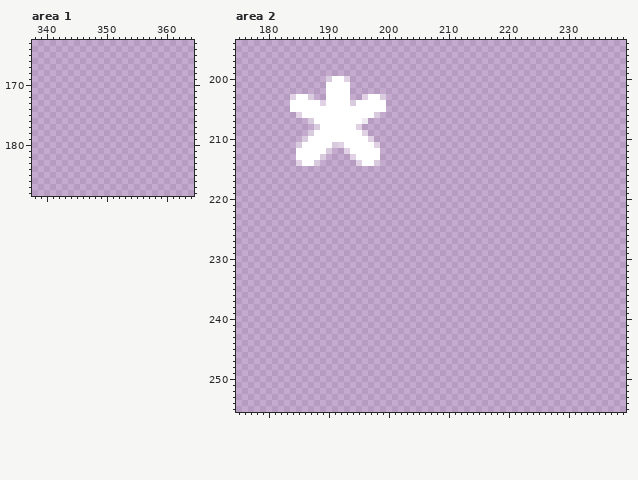
Pixel-art file, stored at assets/gui.aseprite. Above is the file before it was changed.
512x512 pixels, 1 frame. Colours within 5 levels of each other are drawn and written as one. Shown: area 1: x 338..364, y 163..188; area 2: x 175..239, y 194..255. The commit also changed other parts of the picture, which this record leaves out.
Once edited:
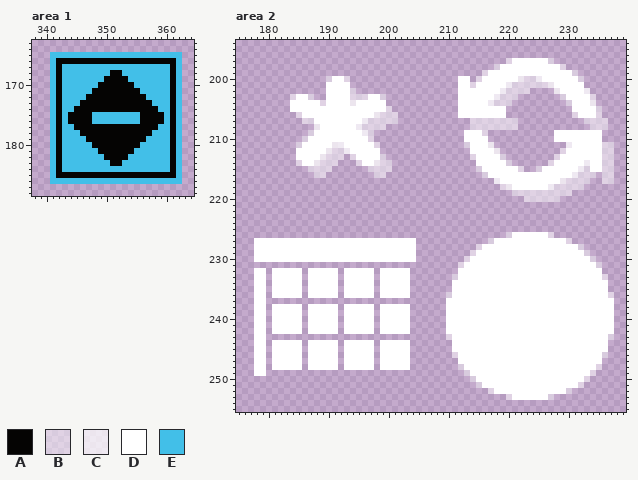
Palette (. is transparent): A #050403  B #ffffff78  C #ffffffbc  D #ffffff  E #42bfe8
The exact change:
Changed rows in their new state; - is an unchanged pixel.
Area 1, layer "Layer 1":
first column x 341:
165 EEEEEEEEEEEEEEEEEEEEEE
166 EAAAAAAAAAAAAAAAAAAAAE
167 EAEEEEEEEEEEEEEEEEEEAE
168 EAEEEEEEEEAAEEEEEEEEAE
169 EAEEEEEEEAAAAEEEEEEEAE
170 EAEEEEEEAAAAAAEEEEEEAE
171 EAEEEEEAAAAAAAAEEEEEAE
172 EAEEEEAAAAAAAAAAEEEEAE
173 EAEEEAAAAAAAAAAAAEEEAE
174 EAEEAAAAAAAAAAAAAAEEAE
175 EAEAAAAEEEEEEEEAAAAEAE
176 EAEAAAAEEEEEEEEAAAAEAE
177 EAEEAAAAAAAAAAAAAAEEAE
178 EAEEEAAAAAAAAAAAAEEEAE
179 EAEEEEAAAAAAAAAAEEEEAE
180 EAEEEEEAAAAAAAAEEEEEAE
181 EAEEEEEEAAAAAAEEEEEEAE
182 EAEEEEEEEAAAAEEEEEEEAE
183 EAEEEEEEEEAAEEEEEEEEAE
184 EAEEEEEEEEEEEEEEEEEEAE
185 EAAAAAAAAAAAAAAAAAAAAE
186 EEEEEEEEEEEEEEEEEEEEEE
Area 2, layers "Layer 1", "Layer 2":
first column x 186:
197 ----------------------------------BDDDDDDB----------
198 --------------------------------BDDDDDDDDDDB--------
199 ------------------------------BDDDDDDDDDDDDDDB------
200 --------------------------DD-BDDDDDDCBBCDDDDDDB-----
201 --------------------------DDBDDDDDCBBBBBBCDDDDD-----
202 --------B-----------------DDDDDDDCBBBB----CDDDDC----
203 --------BB----------------DDDDDDCBBB-------BDDDDB---
204 --------C-----------------DDDDDCBBB---------BDDDC---
205 --------------B-----------DDDDDDDD-----------DDDDB--
206 ------------CBBB----------DDDDDDDD-----------BDDDB--
207 B----------BBBBB------------BBBBBBBB-----------BBBB-
208 --C------CBBBB--------------BBBBBBBB------------BBB-
209 ----------CB---------------DDDB-----------DDDDDDDD--
210 ---------------------------DDDD-----------DDDDDDDD--
211 -----CC--------------------BDDDC------------CDDDDDBB
212 ----CBBC--------------------DDDDC----------BDDDDDDBB
213 ---CBBB------B--------------BDDDDB--------BDDDDDDDBB
214 --CBBB------CBB--------------DDDDDB------BDDDDDCDDBB
215 -BBBB------BBBB--------------BDDDDDDB--BDDDDDDCBDDBB
216 --BB--------BB----------------BDDDDDDDDDDDDDDCBBB-BB
217 --------------------------------CDDDDDDDDDDCBBBB--BB
218 ---------------------------------BCDDDDDDCBBBBB-----
219 -----------------------------------BBBBBBBBBB-------
220 -------------------------------------BBBBBB---------
first column x 178:
226 ------------------------------------------BDDDDDDB----------
227 DDDDDDDDDDDDDDDDDDDDDDDDDDD------------BDDDDDDDDDDDDB-------
228 DDDDDDDDDDDDDDDDDDDDDDDDDDD----------BDDDDDDDDDDDDDDDDB-----
229 DDDDDDDDDDDDDDDDDDDDDDDDDDD---------BDDDDDDDDDDDDDDDDDDB----
230 DDDDDDDDDDDDDDDDDDDDDDDDDDD--------BDDDDDDDDDDDDDDDDDDDDB---
231 ----------------------------------BDDDDDDDDDDDDDDDDDDDDDDB--
232 DD-DDDDD-DDDDD-DDDDD-DDDDD--------DDDDDDDDDDDDDDDDDDDDDDDD--
233 DD-DDDDD-DDDDD-DDDDD-DDDDD-------BDDDDDDDDDDDDDDDDDDDDDDDDB-
234 DD-DDDDD-DDDDD-DDDDD-DDDDD-------DDDDDDDDDDDDDDDDDDDDDDDDDD-
235 DD-DDDDD-DDDDD-DDDDD-DDDDD-------DDDDDDDDDDDDDDDDDDDDDDDDDD-
236 DD-DDDDD-DDDDD-DDDDD-DDDDD------BDDDDDDDDDDDDDDDDDDDDDDDDDDB
237 DD------------------------------DDDDDDDDDDDDDDDDDDDDDDDDDDDD
238 DD-DDDDD-DDDDD-DDDDD-DDDDD------DDDDDDDDDDDDDDDDDDDDDDDDDDDD
239 DD-DDDDD-DDDDD-DDDDD-DDDDD------DDDDDDDDDDDDDDDDDDDDDDDDDDDD
240 DD-DDDDD-DDDDD-DDDDD-DDDDD------DDDDDDDDDDDDDDDDDDDDDDDDDDDD
241 DD-DDDDD-DDDDD-DDDDD-DDDDD------DDDDDDDDDDDDDDDDDDDDDDDDDDDD
242 DD-DDDDD-DDDDD-DDDDD-DDDDD------DDDDDDDDDDDDDDDDDDDDDDDDDDDD
243 DD------------------------------BDDDDDDDDDDDDDDDDDDDDDDDDDDB
244 DD-DDDDD-DDDDD-DDDDD-DDDDD-------DDDDDDDDDDDDDDDDDDDDDDDDDD-
245 DD-DDDDD-DDDDD-DDDDD-DDDDD-------DDDDDDDDDDDDDDDDDDDDDDDDDD-
246 DD-DDDDD-DDDDD-DDDDD-DDDDD-------BDDDDDDDDDDDDDDDDDDDDDDDDB-
247 DD-DDDDD-DDDDD-DDDDD-DDDDD--------DDDDDDDDDDDDDDDDDDDDDDDD--
248 DD-DDDDD-DDDDD-DDDDD-DDDDD--------BDDDDDDDDDDDDDDDDDDDDDDB--
249 DD---------------------------------BDDDDDDDDDDDDDDDDDDDDB---
250 ------------------------------------BDDDDDDDDDDDDDDDDDDB----
251 -------------------------------------BDDDDDDDDDDDDDDDDB-----
252 ---------------------------------------BDDDDDDDDDDDDB-------
253 ------------------------------------------BDDDDDDB----------
